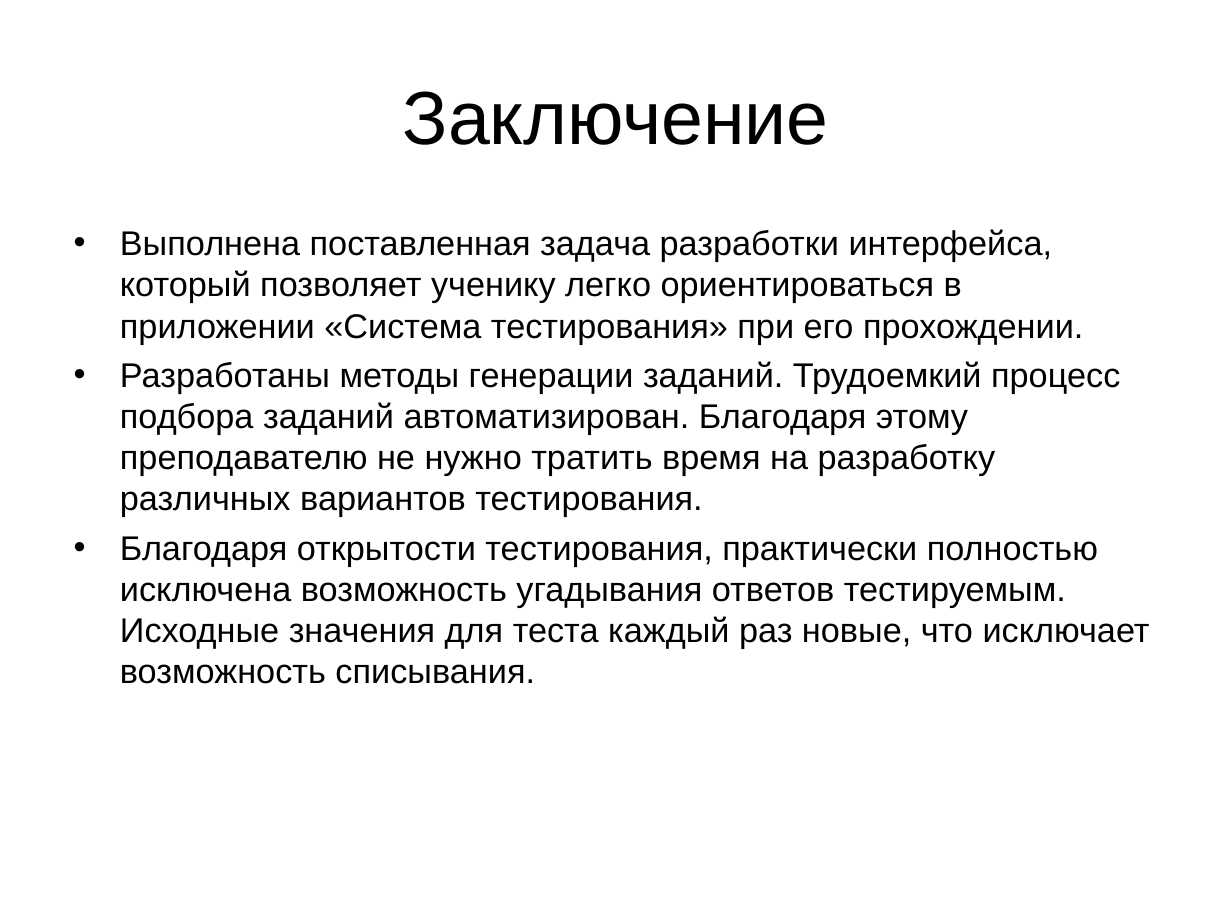
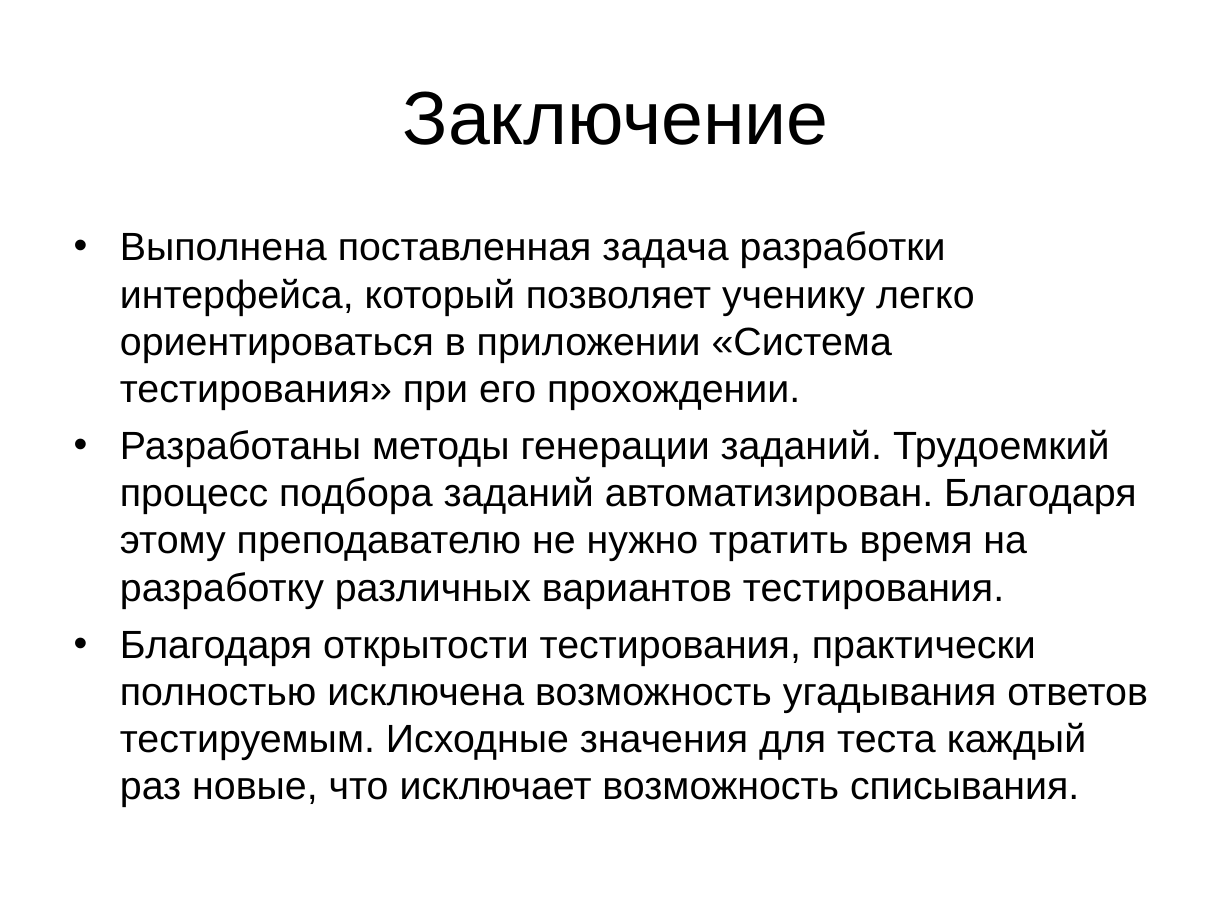
Before and after one commit to Neonixxx/Diplom, a slide deck: slide 8 of Other/Презентация.ppt. Drawn at 1232x924 pixels with LibreOffice and Linux fonts; fonts in the diff are those of the drawing. Boxes give left, top, right and bottom in pixels: in the first picture for what was removed or moved away, otherwise in the second. Text is boxed around its words. In the diff, an @@ line names an element or a change of style, - is before the commit and + after.

```diff
--- a/Other/Презентация.ppt
+++ b/Other/Презентация.ppt
@@ text "Выполнена поставленная задача разработки интерфейса, ..." at <box>120,231,1148,807</box>: size 20 to 23 pt @@
```
Also in this commit, not shown: 1 other slide changed, 17 other files.
